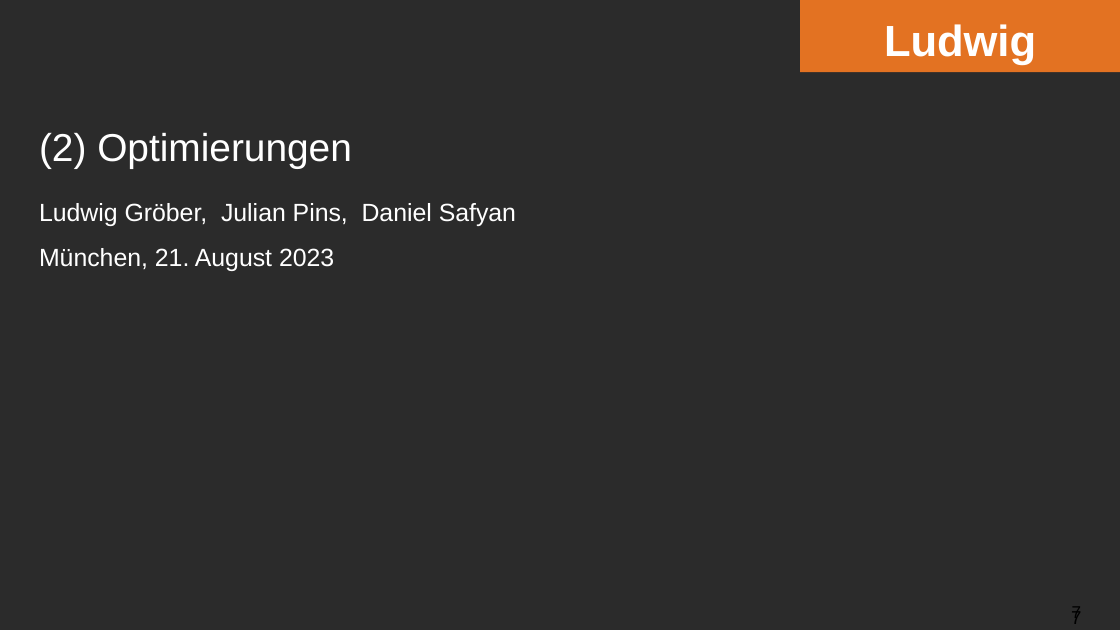
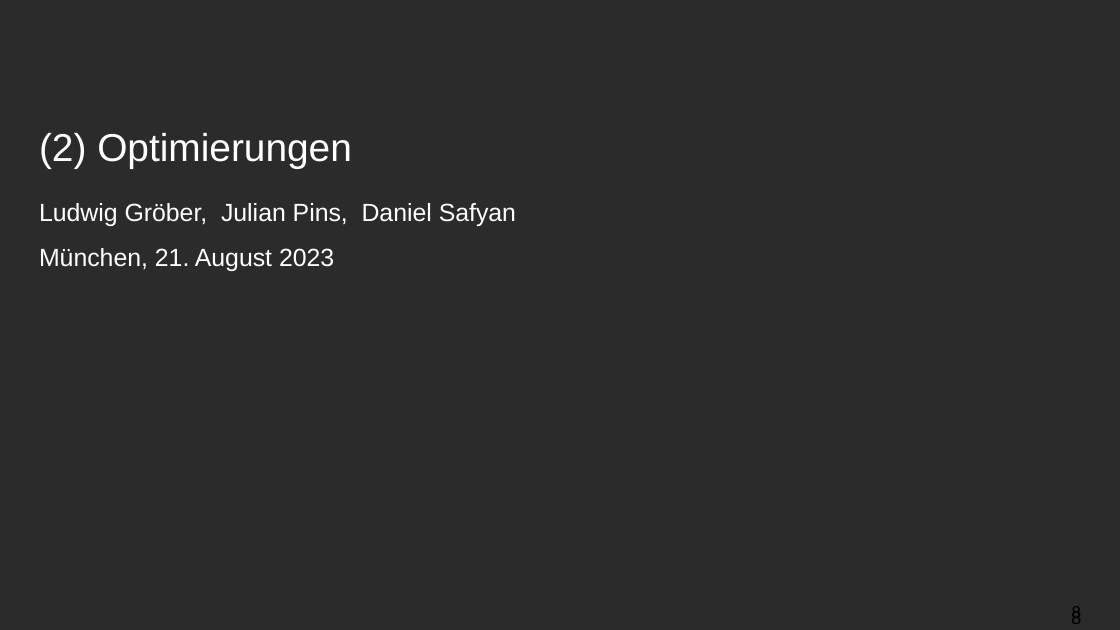
Before and after one commit to ludwiggr/ArSinH, a slide deck: slide 8 of Vortrag/Vortrag.pptx (slide 7 before the commit). Drawn at 1120x630 pixels with LibreOffice and Linux fonts; fonts in the diff are those of the drawing; background and template pictures are left out; a plain dark background stands for a picture behind light text. Boxes give left, top, right and bottom in pixels: in the first picture for what was removed or moved away, otherwise in the second. Text is boxed around its words. In the diff, an @@ line names an element or a change of style, - is before the commit and + after.

```diff
--- a/Vortrag/Vortrag.pptx
+++ b/Vortrag/Vortrag.pptx
@@ rectangle removed at [800,0,1120,72] @@
-Ludwig
@@ page number at [1071,608,1081,629]: text changed @@
-7
+8
@@ page number at [1072,603,1082,622]: text changed @@
-7
+8
```
Also in this commit, not shown: 16 other slides changed, 4 slides added, 7 slides removed, 1 other file.
